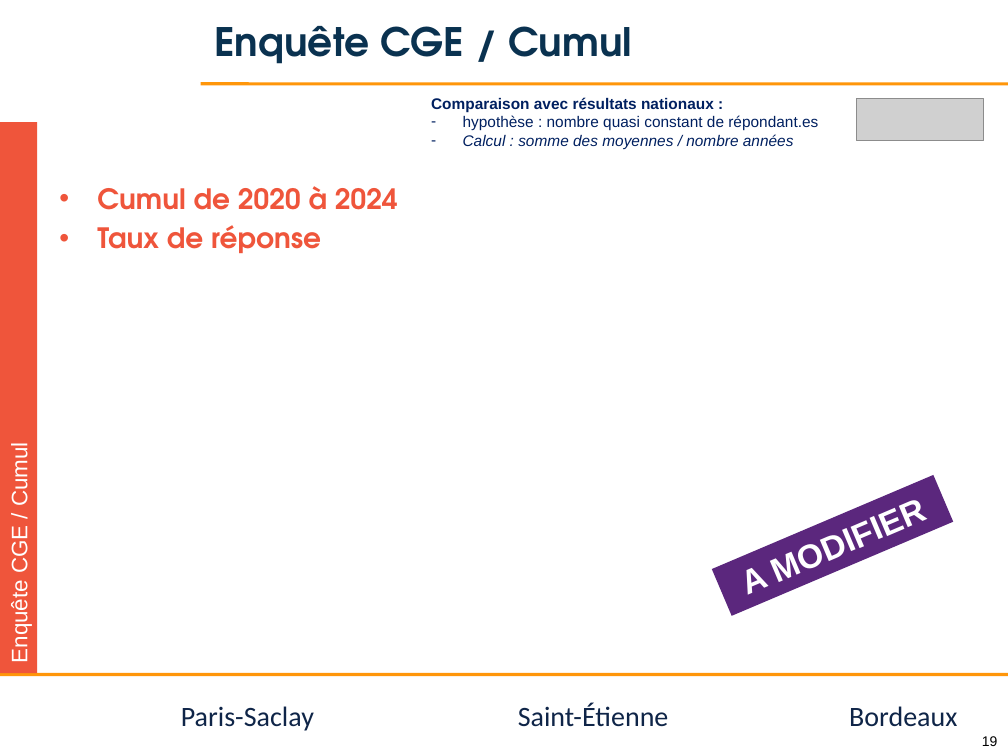
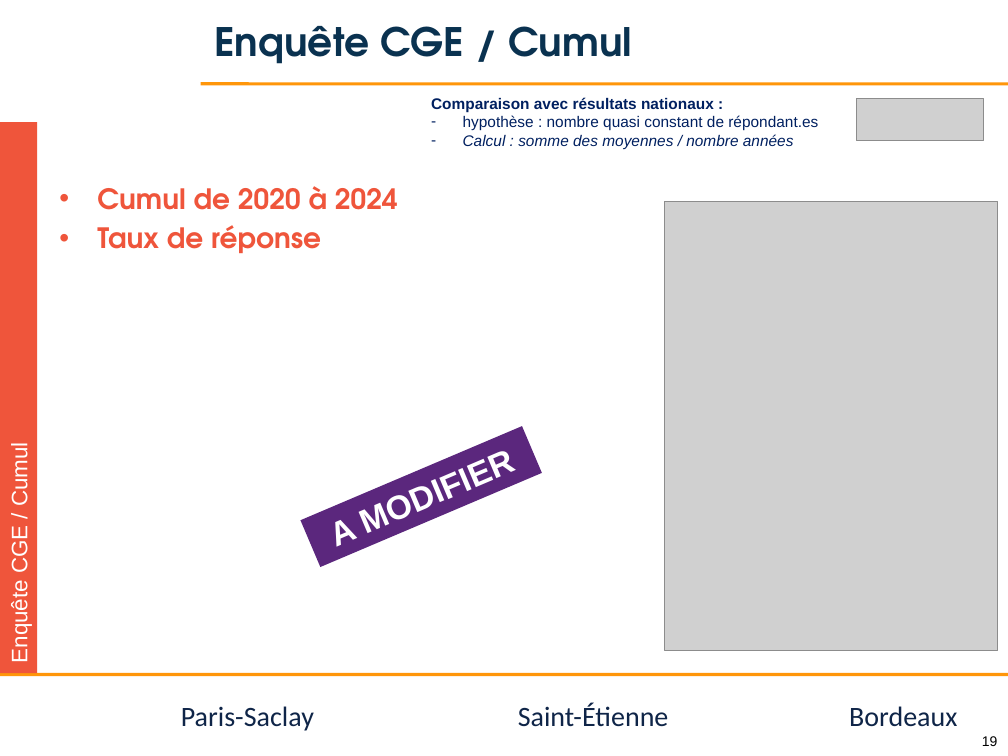
Before and after one commit to jvillemejane/jvillemejane, a slide deck: slide 19 of Presentations/2024_COPERF_CGE.pptx. Drawn at 1008x756 pixels with LibreOffice and Linux fonts; fonts in the diff are those of the drawing; grey boxes stand for pictures; background and template pictures are left out. Boxes give left, top, right and bottom in pixels: in the first picture for what was removed or moved away, otherwise in the second. Text is boxed around its words. In the diff, an @@ line names an element or a change of style, - is before the commit and + after.

```diff
--- a/Presentations/2024_COPERF_CGE.pptx
+++ b/Presentations/2024_COPERF_CGE.pptx
@@ picture added at (x1=665, y1=202, x2=999, y2=651) @@
@@ rectangle "A MODIFIER" moved from (x1=711, y1=475, x2=953, y2=616) to (x1=300, y1=426, x2=542, y2=566) @@
```
Also in this commit, not shown: 4 slides added.
